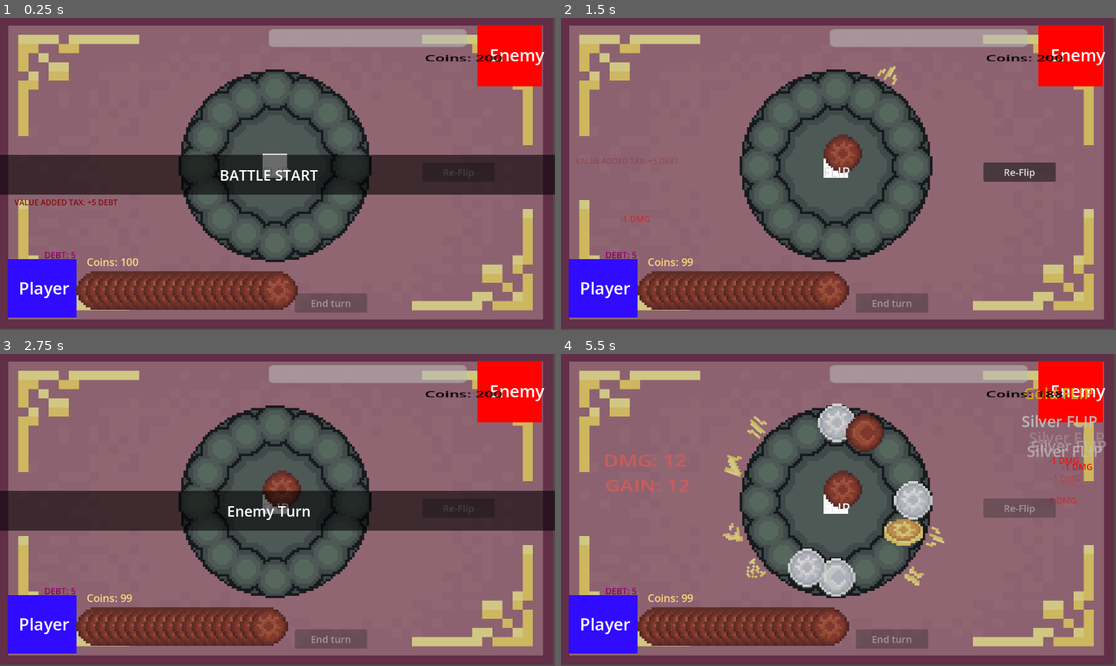
Above: before the commit, frames 1-4 (two rows, left to right).
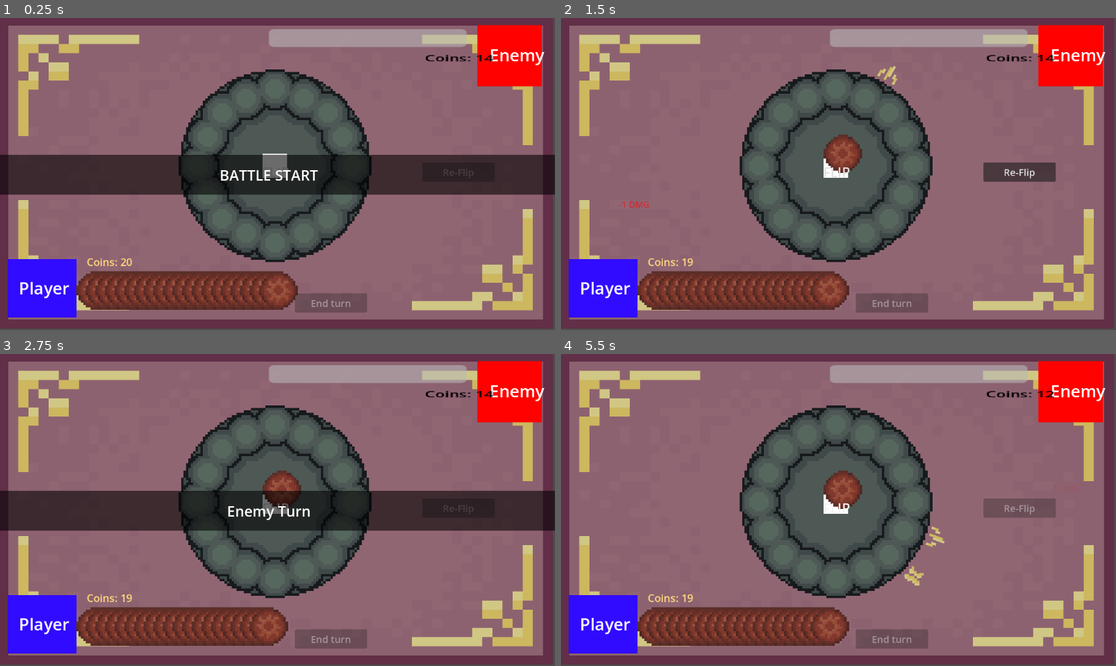
Above: after the commit, the same moments.

Repository: WebsterMiguelle/Arcoinium
Game: Godot game, scene res://Scene/main.tscn
Same seed, same stepped clock (60 frames per second), same inputs: the game is played once before the commit and once after it.
Inputs (mouse positions are in pixels of both pictures, inside the frame that each line leads up to):
- Up to frame 1 (0.25 s): no input
- Up to frame 2 (1.5 s): click (749, 289) at 0.5 s; click "End turn" at 1.25 s
- Up to frame 3 (2.75 s): click "Re-Flip" at 2 s
- Up to frame 4 (5.5 s): click "FLIP" at 2.75 s; click "FLIP" at 3.5 s; click "FLIP" at 4.25 s; move the mouse to (960, 494) at 5.02 s

The runs differ from the first frame. In frame 1, 0.3% of the frame differs, in the area x 2-91%, y 11-80%; in frame 2, 0.3%; in frame 3, 0.1%; in frame 4, 5.4%, in the area x 8-99%, y 10-80%.

Commit message:
Inital Card Sprite and Tweening

Diff:
--- a/Scene/CardManager.gd
+++ b/Scene/CardManager.gd
@@ -70,6 +70,7 @@
 
 func clear_cards():
 	for child in card_container.get_children():
+		card_container.remove_child(child)
 		child.queue_free()
 
 # Called when the node enters the scene tree for the first time.
@@ -114,9 +115,9 @@
 
 
 func _on_refresh_pressed():
+	show_rewards()
 	if refresh_count <= 0:
 		refresh_button.disabled = true
 		return
 
 	refresh_count -= 1
-	show_rewards()
--- a/Scene/Coin.tscn
+++ b/Scene/Coin.tscn
@@ -1,6 +1,6 @@
 [gd_scene format=3 uid="uid://ddet242jm5v23"]
 
-[ext_resource type="Script" uid="uid://ctvgpe532fo2k" path="res://Script/coin.gd" id="1_jea4o"]
+[ext_resource type="Script" path="res://Script/coin.gd" id="1_byqvs"]
 [ext_resource type="Texture2D" uid="uid://brn3ihcjo08pk" path="res://Assets/Coins/sun_to_moon_coin-Sheet.png" id="2_byqvs"]
 [ext_resource type="Texture2D" uid="uid://b26gbj0tgcnn" path="res://Assets/16bitcoins.png" id="2_jea4o"]
 
@@ -278,7 +278,7 @@
 }]
 
 [node name="Coin" type="Node2D" unique_id=1898979683]
-script = ExtResource("1_jea4o")
+script = ExtResource("1_byqvs")
 
 [node name="AnimatedSprite2D" type="AnimatedSprite2D" parent="." unique_id=1217145718]
 texture_filter = 1
--- a/Scene/reward_card.tscn
+++ b/Scene/reward_card.tscn
@@ -1,16 +1,65 @@
 [gd_scene format=3 uid="uid://cwallu4gxlxlx"]
 
 [ext_resource type="Script" uid="uid://cracpv72uw5xa" path="res://Script/Reward_Card.gd" id="1_08wl6"]
+[ext_resource type="Texture2D" uid="uid://ctr0wbykggnh2" path="res://Assets/Detailed_Scroll_1-Sheet.png" id="2_fkjsa"]
 
-[sub_resource type="StyleBoxFlat" id="StyleBoxFlat_08wl6"]
-bg_color = Color(1, 1, 1, 1)
-border_width_left = 5
-border_width_top = 5
-border_width_right = 5
-border_width_bottom = 5
-border_color = Color(0, 0, 0, 1)
+[sub_resource type="AtlasTexture" id="AtlasTexture_dp7vf"]
+atlas = ExtResource("2_fkjsa")
+region = Rect2(192, 0, 48, 80)
+
+[sub_resource type="AtlasTexture" id="AtlasTexture_fkjsa"]
+atlas = ExtResource("2_fkjsa")
+region = Rect2(0, 0, 48, 80)
+
+[sub_resource type="AtlasTexture" id="AtlasTexture_wnubr"]
+atlas = ExtResource("2_fkjsa")
+region = Rect2(48, 0, 48, 80)
+
+[sub_resource type="AtlasTexture" id="AtlasTexture_mpi7h"]
+atlas = ExtResource("2_fkjsa")
+region = Rect2(96, 0, 48, 80)
+
+[sub_resource type="AtlasTexture" id="AtlasTexture_1vm1v"]
+atlas = ExtResource("2_fkjsa")
+region = Rect2(144, 0, 48, 80)
+
+[sub_resource type="AtlasTexture" id="AtlasTexture_0d0kv"]
+atlas = ExtResource("2_fkjsa")
+region = Rect2(192, 0, 48, 80)
+
+[sub_resource type="SpriteFrames" id="SpriteFrames_wnubr"]
+animations = [{
+"frames": [{
+"duration": 1.0,
+"texture": SubResource("AtlasTexture_dp7vf")
+}],
+"loop": false,
+"name": &"default",
+"speed": 5.0
+}, {
+"frames": [{
+"duration": 1.0,
+"texture": SubResource("AtlasTexture_fkjsa")
+}, {
+"duration": 1.0,
+"texture": SubResource("AtlasTexture_wnubr")
+}, {
+"duration": 1.0,
+"texture": SubResource("AtlasTexture_mpi7h")
+}, {
+"duration": 1.0,
+"texture": SubResource("AtlasTexture_1vm1v")
+}, {
+"duration": 1.0,
+"texture": SubResource("AtlasTexture_0d0kv")
+}],
+"loop": false,
+"name": &"unfurl_down",
+"speed": 10.0
+}]
 
 [node name="RewardCard" type="Button" unique_id=1944982988]
+self_modulate = Color(1, 1, 1, 0)
 custom_minimum_size = Vector2(200, 300)
 offset_left = 185.0
 offset_top = 152.0
@@ -18,8 +67,6 @@
 offset_bottom = 452.0
 size_flags_horizontal = 3
 size_flags_vertical = 3
-theme_override_colors/font_color = Color(0, 0, 0, 1)
-theme_override_styles/normal = SubResource("StyleBoxFlat_08wl6")
 text = "CARD"
 script = ExtResource("1_08wl6")
 
@@ -31,4 +78,10 @@
 offset_bottom = 340.0
 text = "COPPER"
 
+[node name="AnimatedSprite2D" type="AnimatedSprite2D" parent="." unique_id=1084261089]
+position = Vector2(99.99999, 143.99998)
+scale = Vector2(4, 4)
+sprite_frames = SubResource("SpriteFrames_wnubr")
+animation = &"unfurl_down"
+
 [connection signal="pressed" from="." to="." method="_on_pressed"]
--- a/Script/Reward_Card.gd
+++ b/Script/Reward_Card.gd
@@ -4,14 +4,30 @@
 @export var card_name : String
 @export var card_tier: String = "Copper"
 
+@onready var sprite: AnimatedSprite2D = $AnimatedSprite2D
 
 signal card_selected(card_id)
 
 # Called when the node enters the scene tree for the first time.
 func _ready():
+	# 1. Play your existing animation
+	sprite.play("unfurl_down")
 	text = card_name + " (" + card_tier + ")"
 	self.pressed.connect(_on_pressed)
 
+	_animate_entrance()
+
+func _animate_entrance():
+	modulate.a = 0
+	await get_tree().process_frame
+	await get_tree().process_frame
+	var final_x = position.x
+	position.x += 400
+	var tween = create_tween()
+	var index = get_index()
+	tween.tween_interval(index * 0.1)
+	tween.tween_property(self, "position:x", final_x, 0.4).set_trans(Tween.TRANS_QUART).set_ease(Tween.EASE_OUT)
+	tween.parallel().tween_property(self, "modulate:a", 1.0, 0.2)
 
 # Called every frame. 'delta' is the elapsed time since the previous frame.
 func _process(delta: float) -> void:
--- a/Script/main.gd
+++ b/Script/main.gd
@@ -153,7 +153,7 @@
 	flip_button.pressed.connect(_on_flip_pressed)
 	endTurn_button.pressed.connect(_on_endturn_pressed)
 	re_flip_button.pressed.connect(_on_re_flip_pressed)
-	var enemy_id = 2
+	var enemy_id = 1
 	match enemy_id:
 		0: enemy.setup(Enemy.MAGE)
 		1: enemy.setup(Enemy.DWARF)
--- a/Script/player.gd
+++ b/Script/player.gd
@@ -4,7 +4,7 @@
 
 #PLAYER STATS
 var max_coin = 100 #Max Coin Capacity
-var coin = 100:
+var coin = 20:
 	set(value):
 		coin = clamp(value,0,max_coin)
 		hp_changed.emit(coin)
Binary file added: Assets/Detailed_Scroll_1-Sheet.png
Not shown, added: Assets/Detailed_Scroll_1-Sheet.png.import
